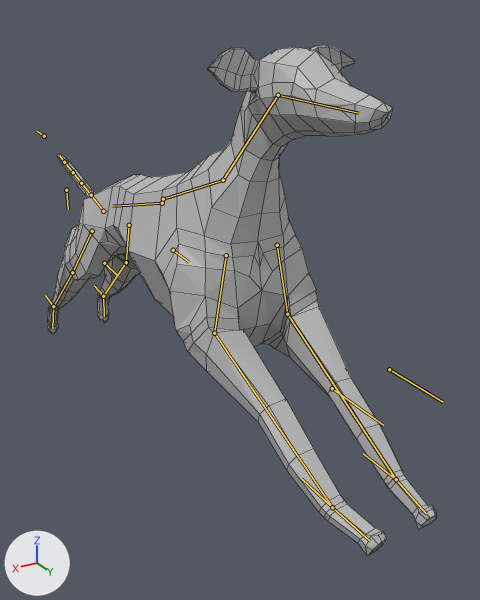
The Blender file Assets/FileDump/Blender/dog_01.blend: old version first, new version second.
The view is the same before and after, from a camera (50 mm lens) standing at (0.6, 1.353, 1.056) and looking at (-0.129, 0.138, 0.448). The lights are fixed; the arrows at lower left show +X, +Y and +Z. Both versions are drawn at frame 10 of the action 'ArmatureAction'; the numbers are the values there. The bones that bend it are drawn over the model as lines. Mesh edges are drawn as thin lines.
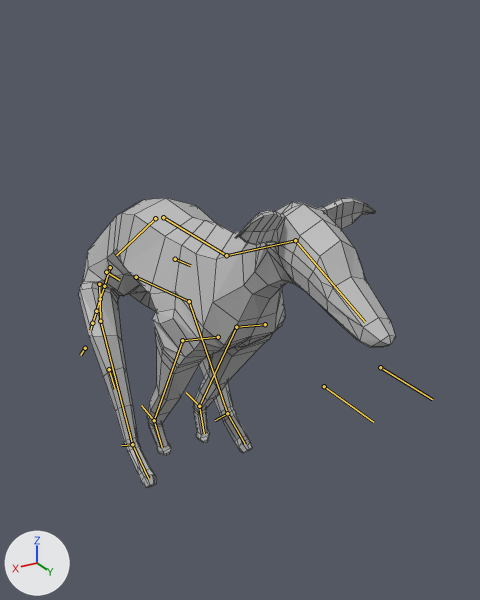
Pixel boxes [x1, y1, x2, y2] of what changed, in the pictures (480 x 600 px):
```json
{"object": "Cube", "change": "posed", "before": [47, 45, 436, 556], "after": [79, 198, 396, 488], "on screen": "18% narrower, 43% shorter"}
{"bone": "FrontSpine", "before": "(163, 199) to (223, 180)", "after": "(163, 217) to (226, 255)"}
{"bone": "Shin.l", "before": "(396, 479) to (426, 513)", "after": "(199, 406) to (204, 433)"}
{"bone": "Shin.r", "before": "(332, 507) to (370, 541)", "after": "(154, 420) to (162, 447)"}
{"bone": "Humerus_IK.l", "before": "(396, 479) to (363, 453)", "after": "(199, 406) to (186, 392)"}
{"bone": "BackSpine", "before": "(162, 203) to (112, 206)", "after": "(155, 218) to (116, 255)"}
{"bone": "Thigh_IK.l", "before": "(103, 296) to (94, 285)", "after": "(227, 413) to (215, 420)"}
{"bone": "TailControl", "before": "(44, 136) to (37, 131)", "after": "(85, 348) to (80, 355)"}
{"bone": "TailCurve", "before": "(66, 190) to (68, 209)", "after": "(109, 369) to (115, 389)"}
{"bone": "Humerus_IK.r", "before": "(332, 507) to (301, 478)", "after": "(154, 420) to (141, 405)"}
{"bone": "Thigh_IK.r", "before": "(53, 306) to (45, 295)", "after": "(132, 444) to (121, 445)"}
```

Edits to the scene script, one JSON object a line:
```json
{"block": "bone_frontspine", "where": "bone_frontspine = bpy.data.objects['Armature'].pose.bones['FrontSpine']"}
{"op": "set", "path": "bone_frontspine.location", "old": "(0.0, -0.001, -0.015)", "new": "(0.0, -0.009, -0.059)"}
{"op": "set", "path": "bone_frontspine.rotation_quaternion", "old": "(0.992, 0.125, -0.002, 0.0)", "new": "(0.998, -0.058, -0.001, 0.0)", "note": "degrees (14, 0, 0) -> degrees (-7, 0, 0)"}
{"block": "bone_shin_l", "where": "bone_shin_l = bpy.data.objects['Armature'].pose.bones['Shin.l']  # child of 'Humerus.l'"}
{"op": "set", "path": "bone_shin_l.location", "old": "(0.0, 0.0, 0.0)", "new": "(0.001, -0.003, 0.003)"}
{"op": "set", "path": "bone_shin_l.rotation_quaternion", "old": "(1.0, 0.0, 0.0, 0.0)", "new": "(0.974, 0.219, 0.047, -0.029)", "note": "degrees (0, 0, 0) -> degrees (25, 6, -2)"}
{"block": "bone_shin_r", "where": "bone_shin_r = bpy.data.objects['Armature'].pose.bones['Shin.r']  # child of 'Humerus.r'"}
{"op": "set", "path": "bone_shin_r.location", "old": "(0.0, 0.0, 0.0)", "new": "(0.001, 0.003, -0.003)"}
{"op": "set", "path": "bone_shin_r.rotation_quaternion", "old": "(1.0, 0.0, 0.0, 0.0)", "new": "(0.975, 0.208, -0.006, 0.081)", "note": "degrees (0, 0, 0) -> degrees (24, -3, 9)"}
{"block": "bone_humerus_ik_l", "where": "bone_humerus_ik_l = bpy.data.objects['Armature'].pose.bones['Humerus_IK.l']"}
{"op": "set", "path": "bone_humerus_ik_l.location", "old": "(-0.111, -0.421, -0.255)", "new": "(-0.021, 0.284, -0.026)"}
{"block": "bone_backspine", "where": "bone_backspine = bpy.data.objects['Armature'].pose.bones['BackSpine']"}
{"op": "set", "path": "bone_backspine.location", "old": "(0.0, 0.01, 0.026)", "new": "(0.0, 0.052, 0.068)"}
{"op": "set", "path": "bone_backspine.rotation_quaternion", "old": "(0.997, 0.082, 0.0, 0.0)", "new": "(0.972, 0.233, 0.001, 0.001)", "note": "degrees (9, 0, 0) -> degrees (27, 0, 0)"}
{"block": "bone_thigh_ik_l", "where": "bone_thigh_ik_l = bpy.data.objects['Armature'].pose.bones['Thigh_IK.l']"}
{"op": "set", "path": "bone_thigh_ik_l.location", "old": "(0.014, 0.314, -0.047)", "new": "(-0.076, -0.422, 0.02)"}
{"op": "set", "path": "bone_thigh_ik_l.rotation_quaternion", "old": "(0.999, -0.027, 0.0, -0.008)", "new": "(0.937, 0.334, 0.0, 0.099)", "note": "degrees (-3, 0, -1) -> degrees (39, -4, 11)"}
{"op": "set", "path": "bone_thigh_ik_l.scale", "old": "(1.0, 1.0, 1.0)", "new": "(1.53, 1.0, 1.06)"}
{"block": "bone_tailcontrol", "where": "bone_tailcontrol = bpy.data.objects['Armature'].pose.bones['TailControl']"}
{"op": "set", "path": "bone_tailcontrol.location", "old": "(0.088, 0.144, 0.0)", "new": "(-0.607, -0.071, -0.003)"}
{"op": "set", "path": "bone_tailcontrol.rotation_quaternion", "old": "(0.999, 0.0, 0.0, -0.029)", "new": "(0.937, -0.002, 0.0, 0.349)", "note": "degrees (0, 0, -3) -> degrees (0, 0, 41)"}
{"block": "bone_tailcurve", "where": "bone_tailcurve = bpy.data.objects['Armature'].pose.bones['TailCurve']"}
{"op": "set", "path": "bone_tailcurve.location", "old": "(0.152, -0.082, 0.001)", "new": "(-0.11, 0.443, -0.001)"}
{"op": "set", "path": "bone_tailcurve.rotation_quaternion", "old": "(0.999, 0.0, 0.0, -0.029)", "new": "(0.937, -0.002, 0.0, 0.349)", "note": "degrees (0, 0, -3) -> degrees (0, 0, 41)"}
{"block": "bone_humerus_ik_r", "where": "bone_humerus_ik_r = bpy.data.objects['Armature'].pose.bones['Humerus_IK.r']"}
{"op": "set", "path": "bone_humerus_ik_r.location", "old": "(0.111, -0.421, -0.255)", "new": "(0.005, 0.284, -0.033)"}
{"block": "bone_thigh_ik_r", "where": "bone_thigh_ik_r = bpy.data.objects['Armature'].pose.bones['Thigh_IK.r']"}
{"op": "set", "path": "bone_thigh_ik_r.location", "old": "(-0.014, 0.314, -0.047)", "new": "(0.043, -0.423, 0.028)"}
{"op": "set", "path": "bone_thigh_ik_r.rotation_quaternion", "old": "(0.999, -0.027, 0.0, 0.008)", "new": "(0.959, 0.273, 0.0, -0.081)", "note": "degrees (-3, 0, 1) -> degrees (32, 3, -9)"}
{"op": "set", "path": "bone_thigh_ik_r.scale", "old": "(1.0, 1.0, 1.0)", "new": "(1.53, 1.0, 1.06)"}
```
